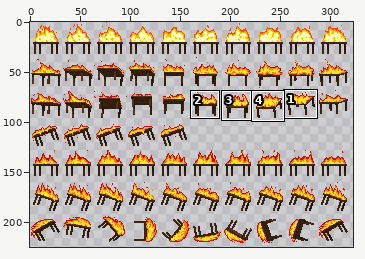
Two versions of one sprite sheet, Tables/res/tableSpriteSheet.png. The first picture is a wide view before the edit; the outline marks the close-up.
Close-up. Before the commit:
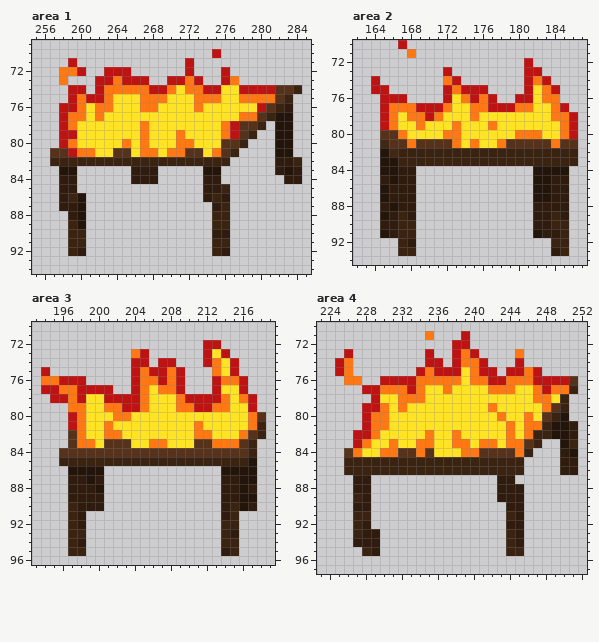
The file is 512x256 pixels. Shown: area 1: x 255..285, y 69..94; area 2: x 162..187, y 70..94; area 3: x 193..219, y 70..96; area 4: x 223..252, y 70..97. The wide view leaves out empty margins. The commit also changed other parts of the picture, which this record leaves out.
After:
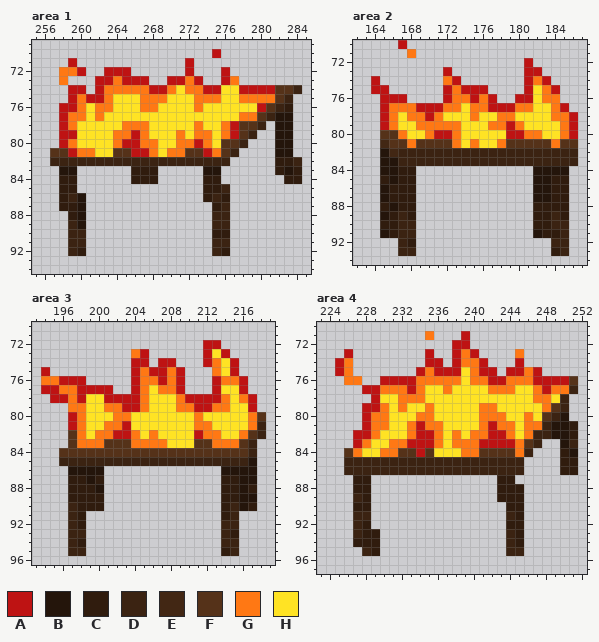
Palette (. is transparent): A #be1313  B #24150b  C #301c0e  D #3b2312  E #422714  F #553219  G #ff7814  H #ffe324
What changed:
Area 1:
Colour G gives way to colour A in row 80 at x 265; in row 81 at x 267.
Colour H gives way to colour A in row 79 at x 266; in row 80 at x 266 and 273; in row 81 at x 266 and 274.
Colour H gives way to colour G in row 78 at x 265 to 266 and 273; in row 79 at x 264 to 265 and 273 to 274; in row 80 at x 264, 268 and 274.
Area 2:
Colour G gives way to colour A in row 80 at x 172 and 180.
Colour H gives way to colour A in row 79 at x 179; in row 80 at x 171 and 179.
Colour H gives way to colour G in rows 76 to 77 at x 173; in row 78 at x 178 to 179; in row 79 at x 170 to 172, 178 and 180; in row 80 at x 170.
Area 3:
Colour G gives way to colour A in row 82 at x 202 and 211.
Colour H gives way to colour A in rows 81 to 82 at x 203.
Colour H gives way to colour G in row 80 at x 211; in row 81 at x 202 and 212; in row 82 at x 200, 204, 206 and 213; in row 83 at x 200 and 204 to 205.
Area 4:
Colour G gives way to colour A in row 82 at x 235; in row 83 at x 234 to 235, 241 to 242 and 244; in row 84 at x 234.
Colour H gives way to colour A in row 81 at x 234 and 242; in row 82 at x 234 and 242 to 243; in row 83 at x 233 and 243.
Colour H gives way to colour G in row 79 at x 235 and 241; in row 80 at x 234 to 235 and 241 to 242; in row 81 at x 233, 235 to 236, 241 and 243; in row 82 at x 233, 236 and 240 to 241; in row 83 at x 232, 236 and 240.
